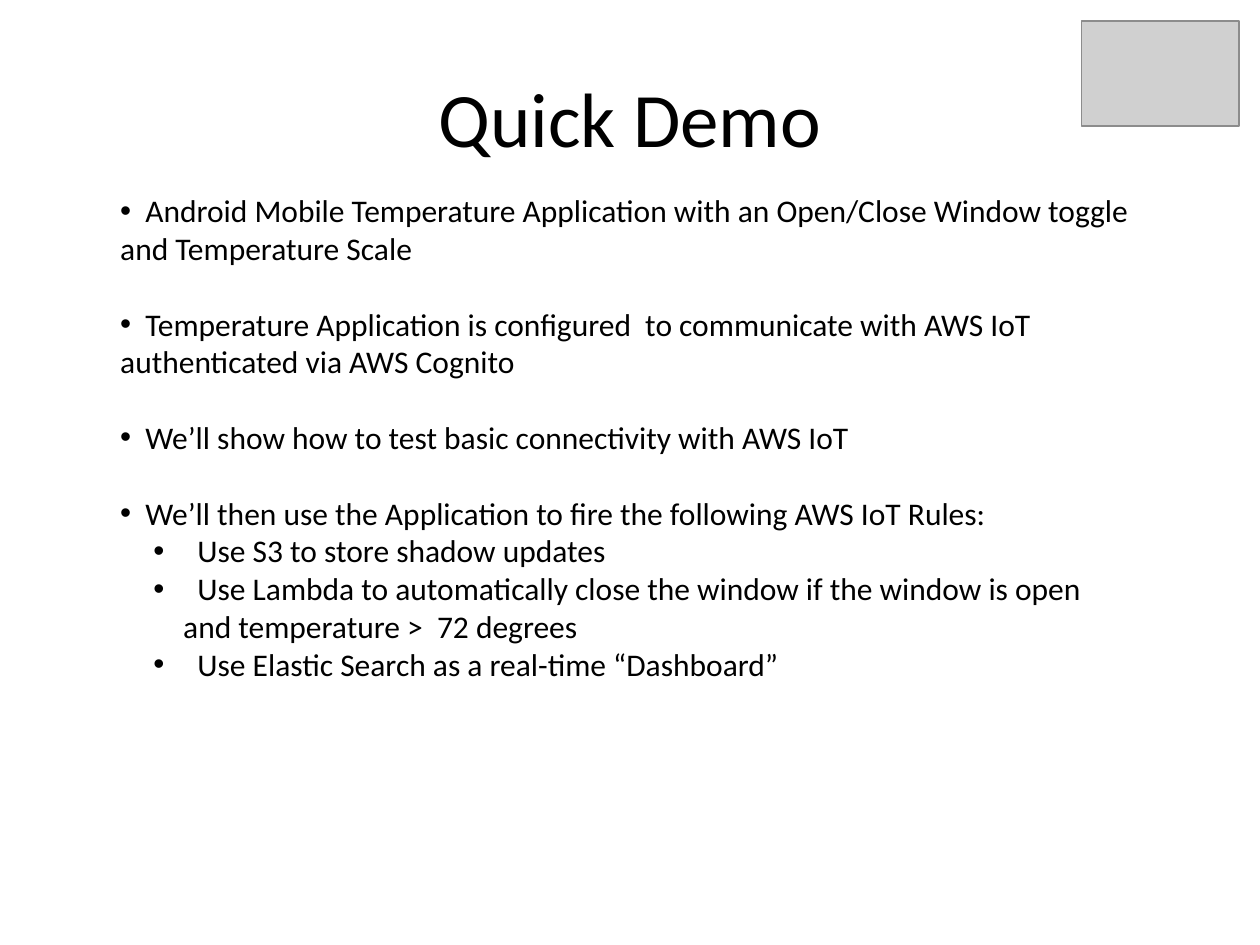
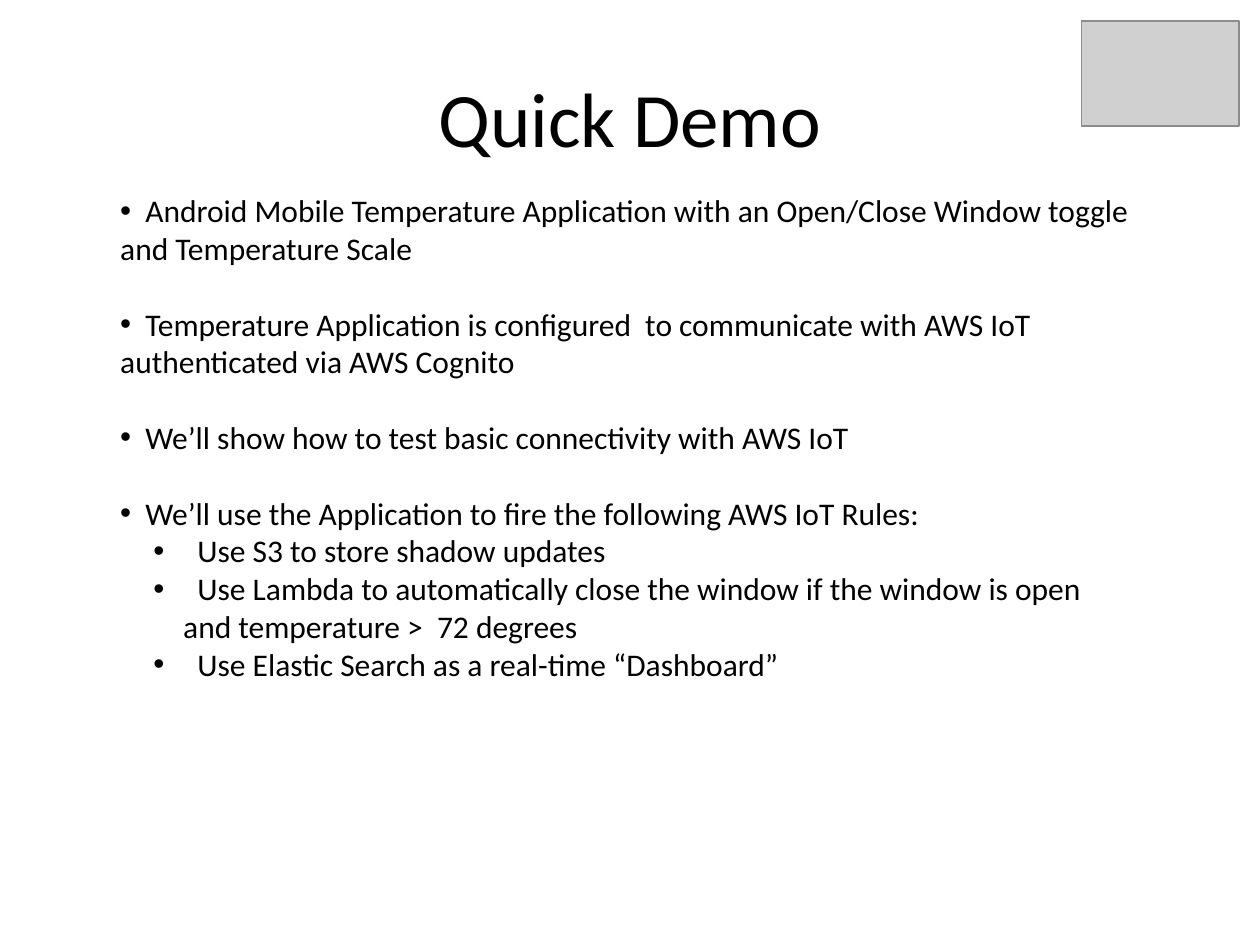
Before and after one commit to kskalvar/AWS-IoT-AndroidStudio, a slide deck: slide 12 of .assets/IoT-QuickStart-with-AWS.pptx. Drawn at 1260x945 pixels with LibreOffice and Linux fonts; fonts in the diff are those of the drawing; grey boxes stand for pictures. Boxes give left, top, right and bottom in pixels: in the first picture for what was removed or moved away, otherwise in the second. Text is boxed around its words. In the diff, an @@ line names an element or a change of style, - is before the commit and + after.

```diff
--- a/.assets/IoT-QuickStart-with-AWS.pptx
+++ b/.assets/IoT-QuickStart-with-AWS.pptx
@@ text at [145,503,919,531]: text changed @@
-• We’ll then use the Application to fire the following AWS IoT Rules:
+• We’ll use the Application to fire the following AWS IoT Rules:
```
Also in this commit, not shown: 7 other slides changed, 2 other files.
